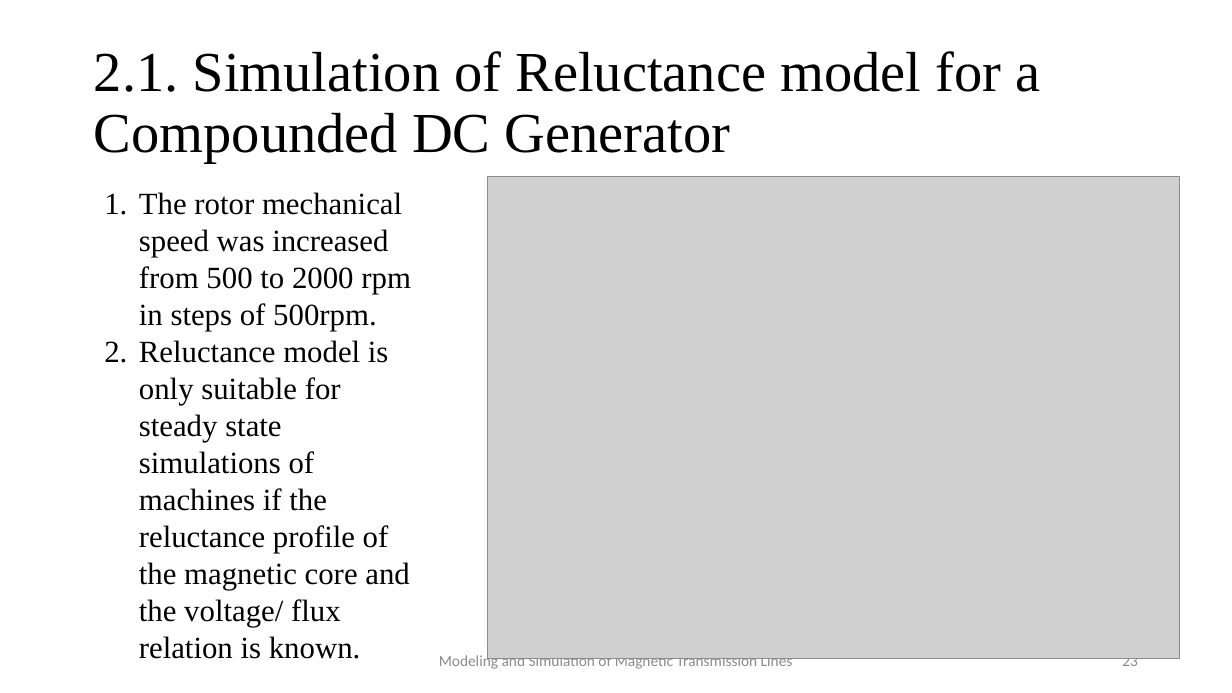
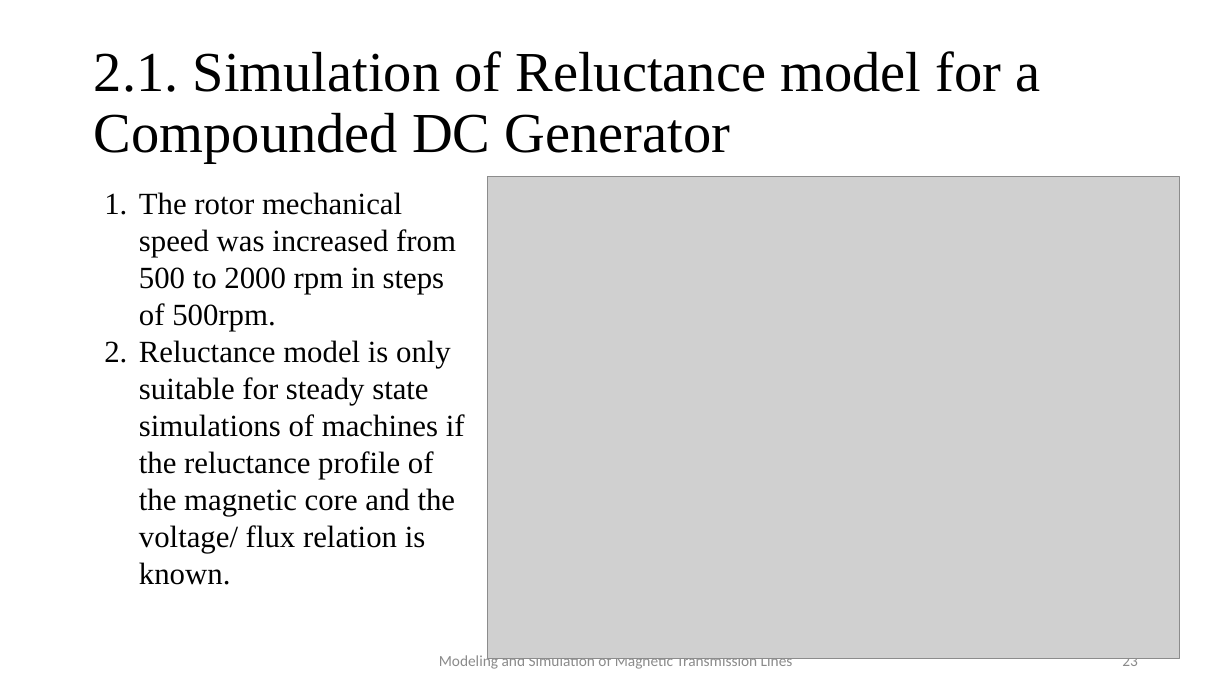
Before and after one commit to MuhammadShamaas1997/Electrical-Engineering, a slide deck: slide 23 of MS/Spring 2020/Thesis/Magnetic Transmission Lines/Thesis Final Presentation.pptx. Drawn at 1232x693 pixels with LibreOffice and Linux fonts; fonts in the diff are those of the drawing; grey boxes stand for pictures. Boxes give left, top, right and bottom in pixels: in the first picture for what was removed or moved away, otherwise in the second. Text is boxed around its words. In the diff, an @@ line names an element or a change of style, - is before the commit and + after.

```diff
--- a/MS/Spring 2020/Thesis/Magnetic Transmission Lines/Thesis Final Presentation.pptx
+++ b/MS/Spring 2020/Thesis/Magnetic Transmission Lines/Thesis Final Presentation.pptx
@@ text "The rotor mechanical speed was ..." rewrapped from (139, 192, 411, 659) to (139, 192, 465, 585) @@
```
Also in this commit, not shown: 5 other slides changed, 1 other file.
